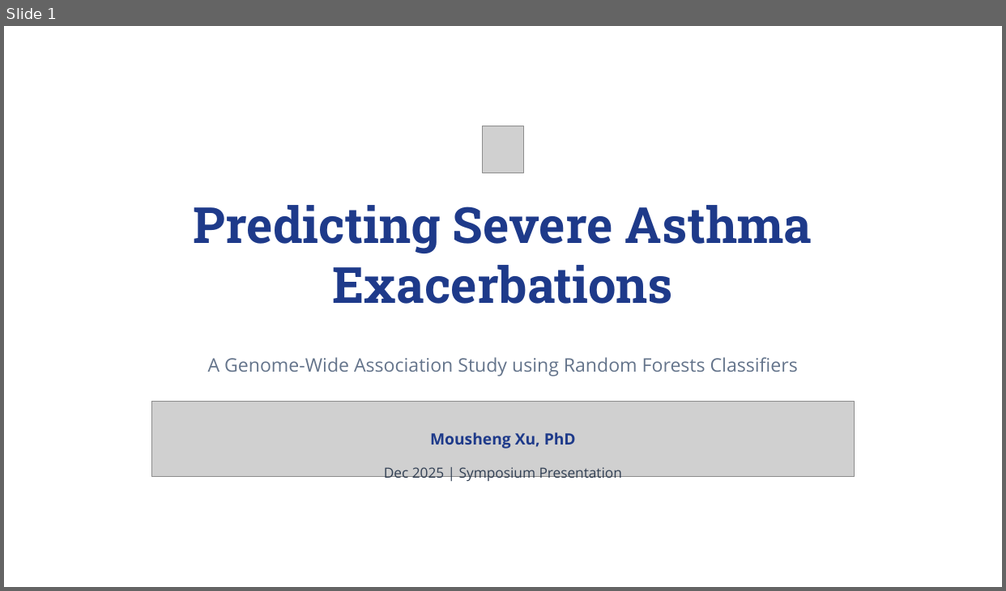
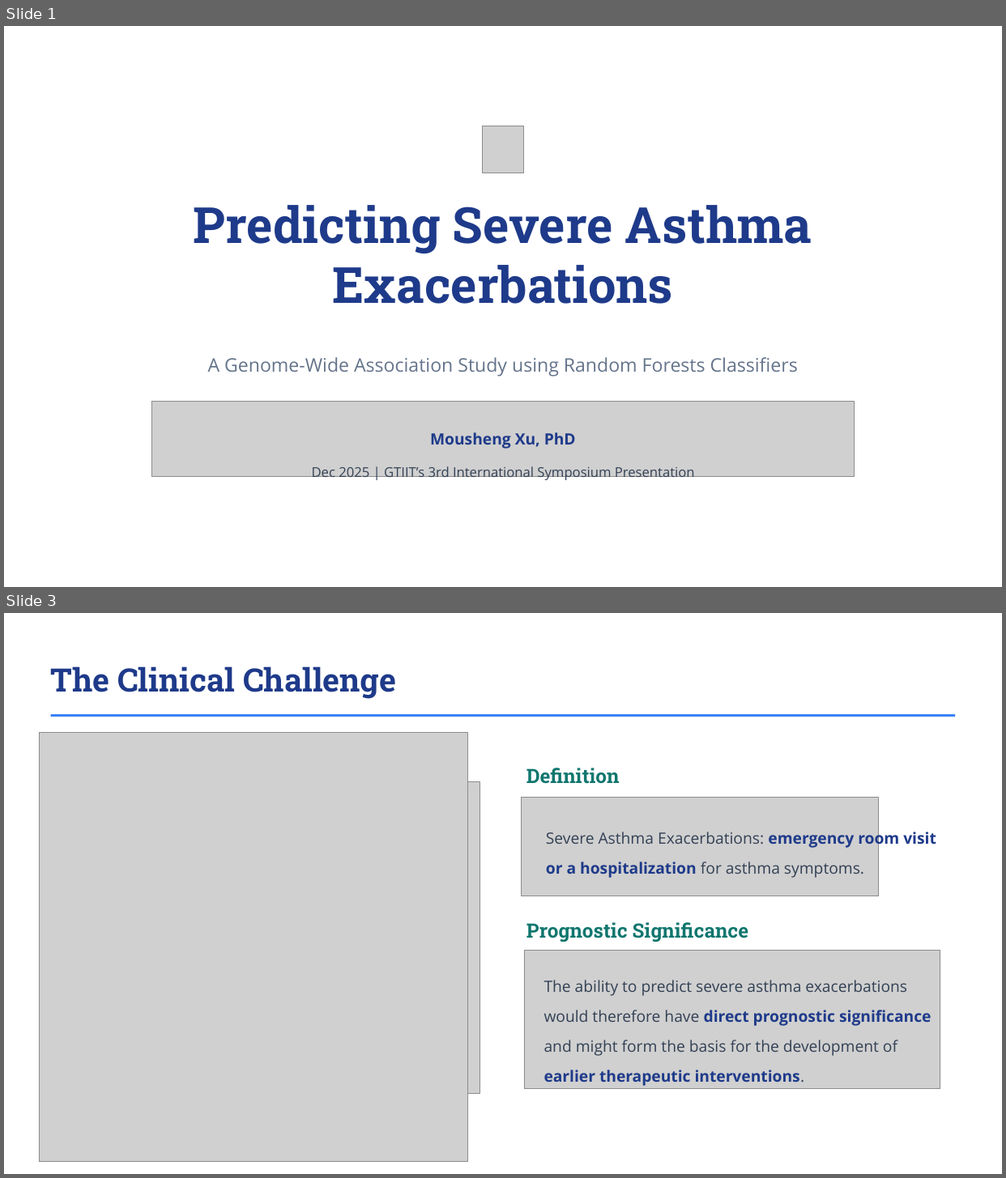
Before and after one commit to mocksu/resume, a slide deck: Predicting Asthma Exacerbations with ML.pptx. Shown one above the other, each under a label of ours: slide 1 before the commit, slides 1 and 3 after it; the slides between them are not shown. The pictures are 1006x591 and 1006x1178 pixels, drawn with LibreOffice and Linux fonts; fonts in the diff are those of the drawing; grey boxes stand for pictures; background and template pictures are left out. Boxes give left, top, right and bottom in pixels: in the first picture for what was removed or moved away, otherwise in the second. Text is boxed around its words. In the diff, an @@ line names an element or a change of style, - is before the commit and + after.

```diff
--- a/Predicting Asthma Exacerbations with ML.pptx
+++ b/Predicting Asthma Exacerbations with ML.pptx
@@ slide 3 added at <box>4,613,1002,1174</box>, background picture (left out) @@
@@ text added at <box>51,666,396,699</box>, 31 pt, text #1E3A8A, bold @@
+The Clinical Challenge
@@ picture added at <box>39,733,468,1161</box> @@
@@ rectangle added at <box>50,714,955,717</box>, fill #3B82F6 @@
@@ picture added at <box>50,782,479,1094</box> @@
@@ text added at <box>526,768,620,784</box>, 19 pt, text #0F766E, bold @@
+Definition
@@ picture added at <box>522,798,879,896</box> @@
@@ text added at <box>546,829,936,878</box>, 15 pt, text #334155 @@
+Severe Asthma Exacerbations: emergency room visit or a hospitalization for asthma symptoms.
@@ text added at <box>526,922,749,942</box>, 19 pt, text #0F766E, bold @@
+Prognostic Significance
@@ picture added at <box>524,951,940,1089</box> @@
@@ text added at <box>544,980,931,1086</box>, 15 pt, text #334155 @@
+The ability to predict severe asthma exacerbations would therefore have direct prognostic significance and might form the basis for the development of earlier therapeutic interventions.
@@ slide 1 changed as well @@
@@ text at <box>312,467,695,482</box>: text changed; size 13.5 to 13 pt @@
-Dec 2025 | Symposium Presentation
+Dec 2025 | GTIIT’s 3rd International Symposium Presentation
```
Also in this commit, not shown: 10 other slides changed, 1 other slide added, 1 slide removed, 5 other files.
